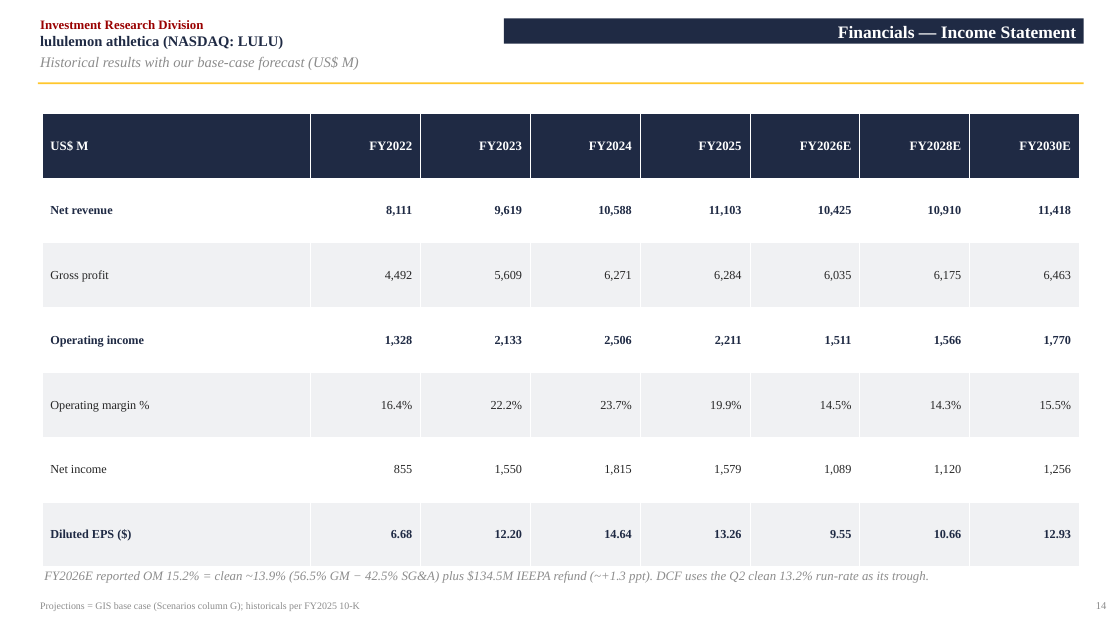
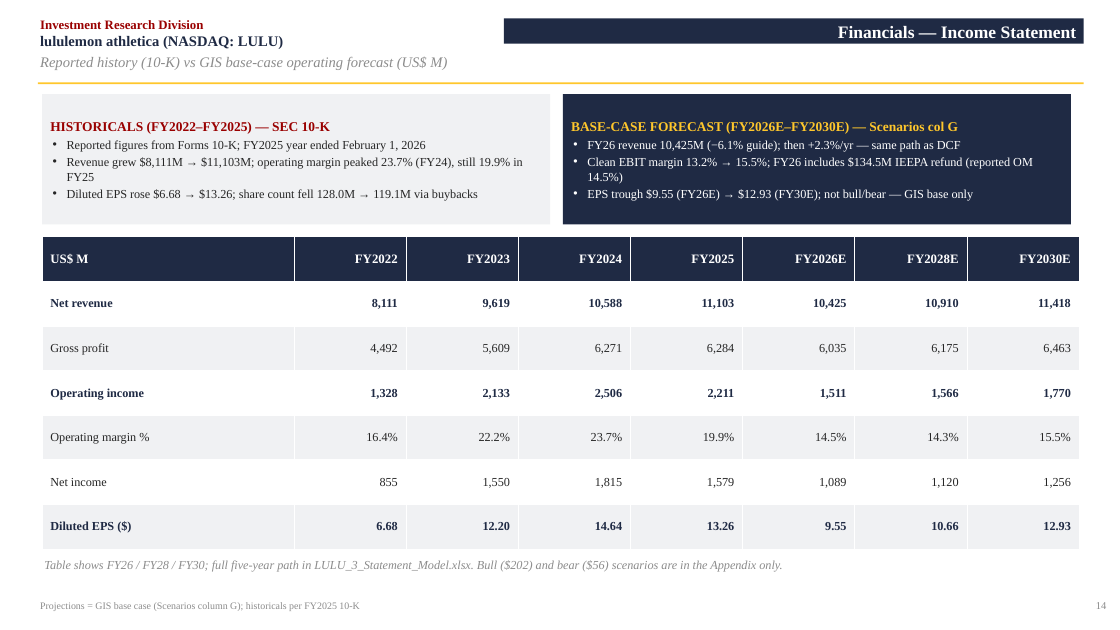
Before and after one commit to vengeanceaiUSC/RM, a slide deck: slide 15 of LULU/LULU_Investment_Pitch_Deck.pptx. Drawn at 1120x630 pixels with LibreOffice and Linux fonts; fonts in the diff are those of the drawing. Boxes give left, top, right and bottom in pixels: in the first picture for what was removed or moved away, otherwise in the second. Text is boxed around its words. In the diff, an @@ line names an element or a change of style, - is before the commit and + after.

```diff
--- a/LULU/LULU_Investment_Pitch_Deck.pptx
+++ b/LULU/LULU_Investment_Pitch_Deck.pptx
@@ text at [40,57,447,70]: text changed @@
-Historical results with our base-case forecast (US$ M)
+Reported history (10-K) vs GIS base-case operating forecast (US$ M)
@@ rectangle added at [42,94,550,224], fill #F0F1F3, 10.5 pt, text #262626 @@
+HISTORICALS (FY2022–FY2025) — SEC 10-K
+• Reported figures from Forms 10-K; FY2025 year ended February 1, 2026
+• Revenue grew $8,111M → $11,103M; operating margin peaked 23.7% (FY24), still 19.9% in FY25
+• Diluted EPS rose $6.68 → $13.26; share count fell 128.0M → 119.1M via buybacks
@@ rectangle added at [563,94,1071,224], fill #1F2A44, 10.5 pt, text #FFFFFF @@
+BASE-CASE FORECAST (FY2026E–FY2030E) — Scenarios col G
+• FY26 revenue 10,425M (−6.1% guide); then +2.3%/yr — same path as DCF
+• Clean EBIT margin 13.2% → 15.5%; FY26 includes $134.5M IEEPA refund (reported OM 14.5%)
+• EPS trough $9.55 (FY26E) → $12.93 (FY30E); not bull/bear — GIS base only
@@ table: place and size @@
-table at [42,113,1081,567]
+table at [42,237,1082,549]
@@ text added at [44,560,782,572], 10.5 pt, text #8C8C8C, italic @@
+Table shows FY26 / FY28 / FY30; full five-year path in LULU_3_Statement_Model.xlsx. Bull ($202) and bear ($56) scenarios are in the Appendix only.
@@ text removed at [44,571,929,583] @@
-FY2026E reported OM 15.2% = clean ~13.9% (56.5% GM − 42.5% SG&A) plus $134.5M IEEPA refund (~+1.3 ppt). DCF uses the Q2 clean 13.2% run-rate as its trough.
```
Also in this commit, not shown: 2 other slides changed, 2 other files.
